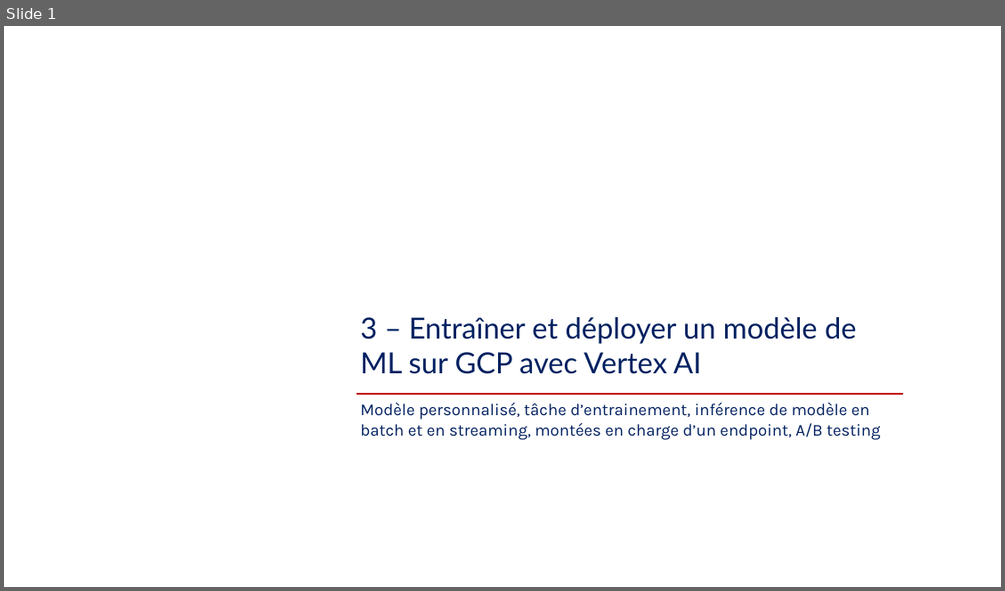
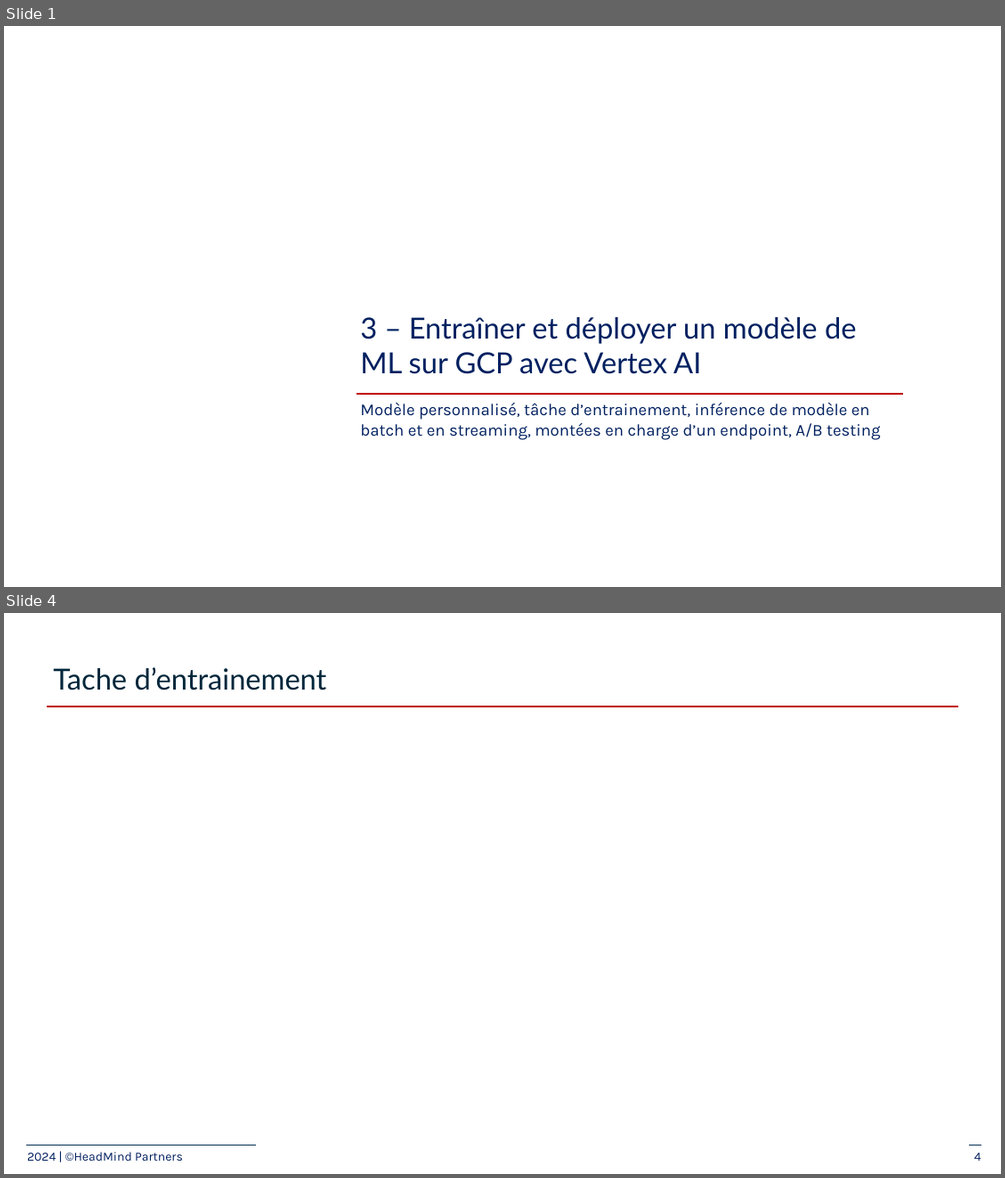
Before and after one commit to plperez626/MLOps-Introductory-Course-on-GCP, a slide deck: slides/3_model-endpoints/3-Train and deploy ML models.pptx. Shown one above the other, each under a label of ours: slide 1 before the commit, slides 1 and 4 after it; the slides between them are not shown. The pictures are 1005x591 and 1005x1178 pixels, drawn with LibreOffice and Linux fonts; fonts in the diff are those of the drawing; background and template pictures are left out. Boxes give left, top, right and bottom in pixels: in the first picture for what was removed or moved away, otherwise in the second. Text is boxed around its words. In the diff, an @@ line names an element or a change of style, - is before the commit and + after.

```diff
--- a/slides/3_model-endpoints/3-Train and deploy ML models.pptx
+++ b/slides/3_model-endpoints/3-Train and deploy ML models.pptx
@@ slide 4 added at bbox=[4, 613, 1001, 1174], background #FFFFFF @@
@@ title added at bbox=[53, 667, 327, 690], 28 pt, text #00263A @@
+Tache d’entrainement
@@ line added from (48, 706) to (958, 706), #C00000 1.5 pt @@
@@ line added from (26, 1144) to (257, 1144), #002F55 0.75 pt @@
@@ line added from (970, 1144) to (981, 1144), #002F55 0.75 pt @@
@@ text added at bbox=[27, 1151, 183, 1160], 12 pt, text #002060 @@
+2024 | ©HeadMind Partners
@@ page number added at bbox=[974, 1152, 981, 1160], 12 pt, text #002060 @@
+4
```
Also in this commit, not shown: 1 slide changed, 5 other slides added.
